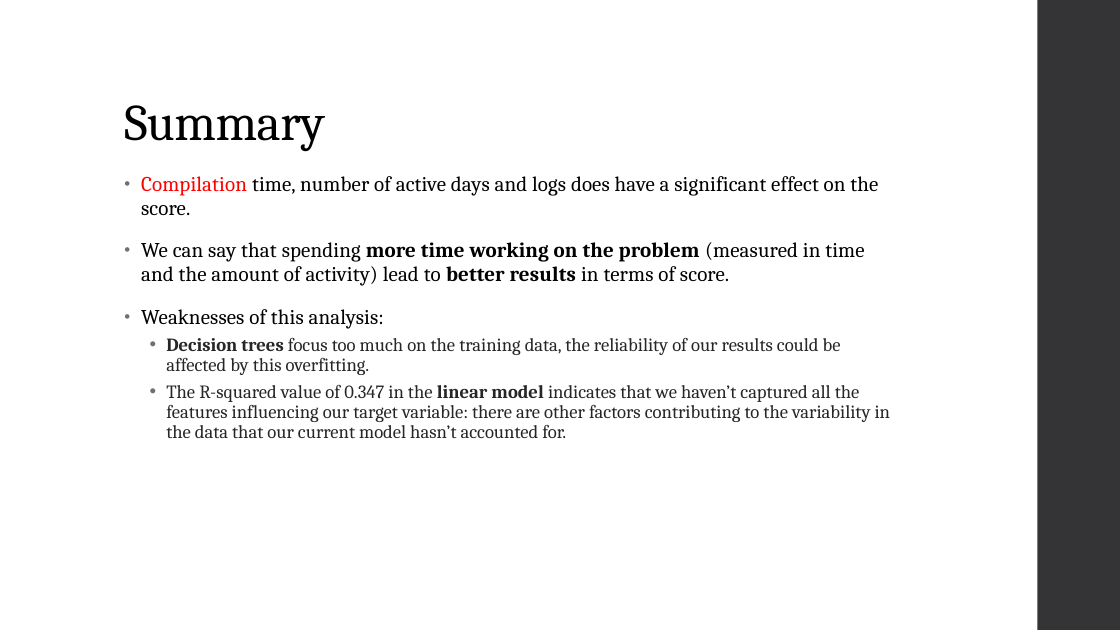
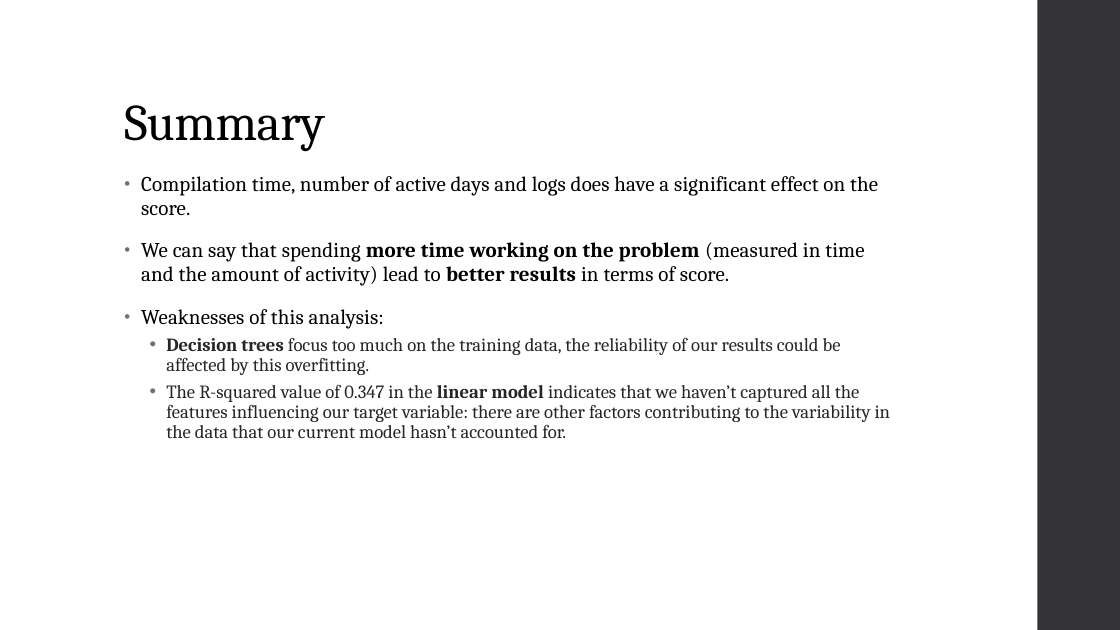
Before and after one commit to fskgiulia/JYUEF01, a slide deck: slide 7 of edm-project.pptx. Drawn at 1120x630 pixels with LibreOffice and Linux fonts; fonts in the diff are those of the drawing. Boxes give left, top, right and bottom in pixels: in the first picture for what was removed or moved away, otherwise in the second. Text is boxed around its words. In the diff, an @@ line names an element or a change of style, - is before the commit and + after.

```diff
--- a/edm-project.pptx
+++ b/edm-project.pptx
@@ text at [141, 176, 878, 215]: text colour #FF0000 to #000000 in "Compilation" @@
```
Also in this commit, not shown: 2 other slides changed.
